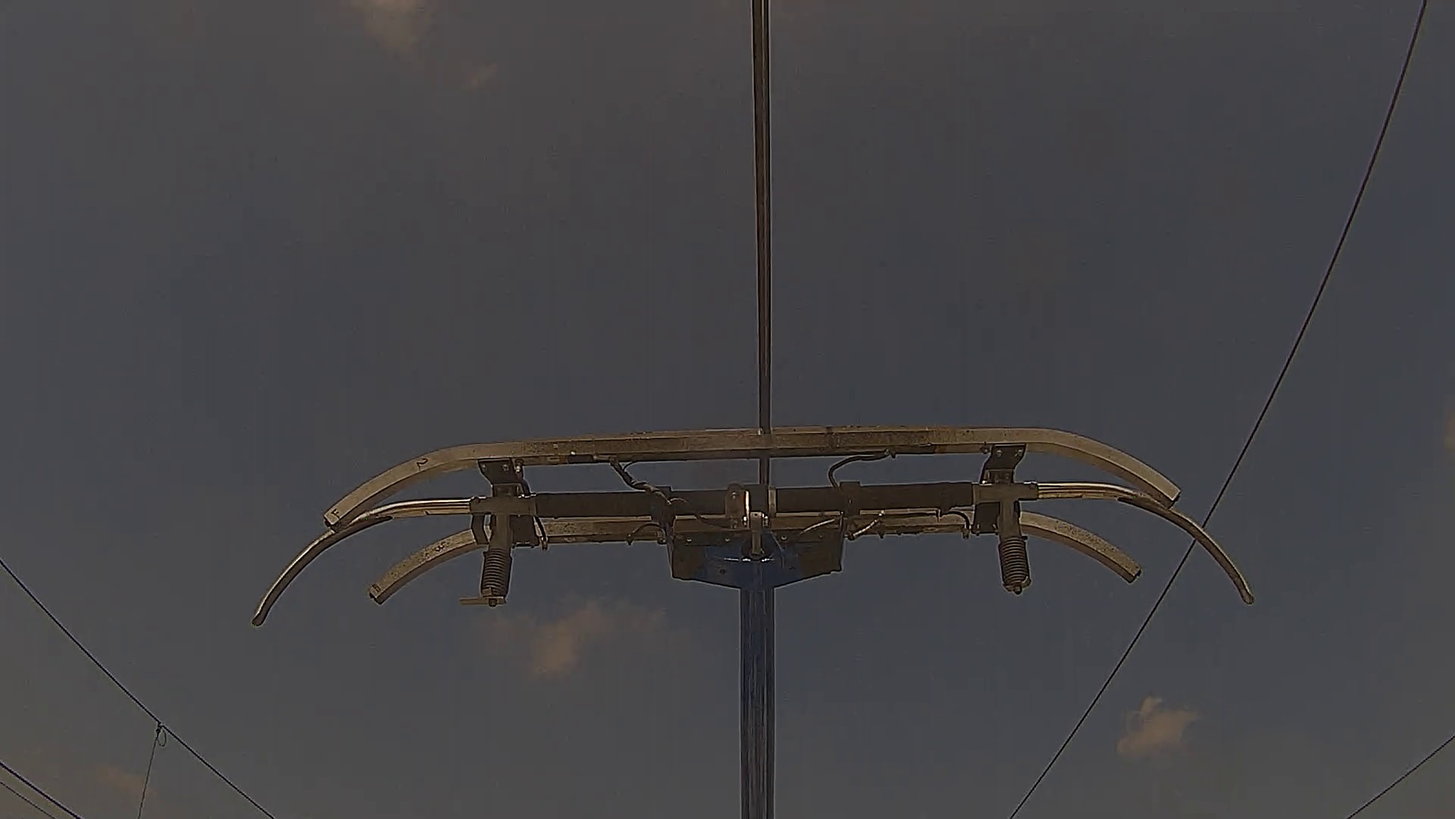
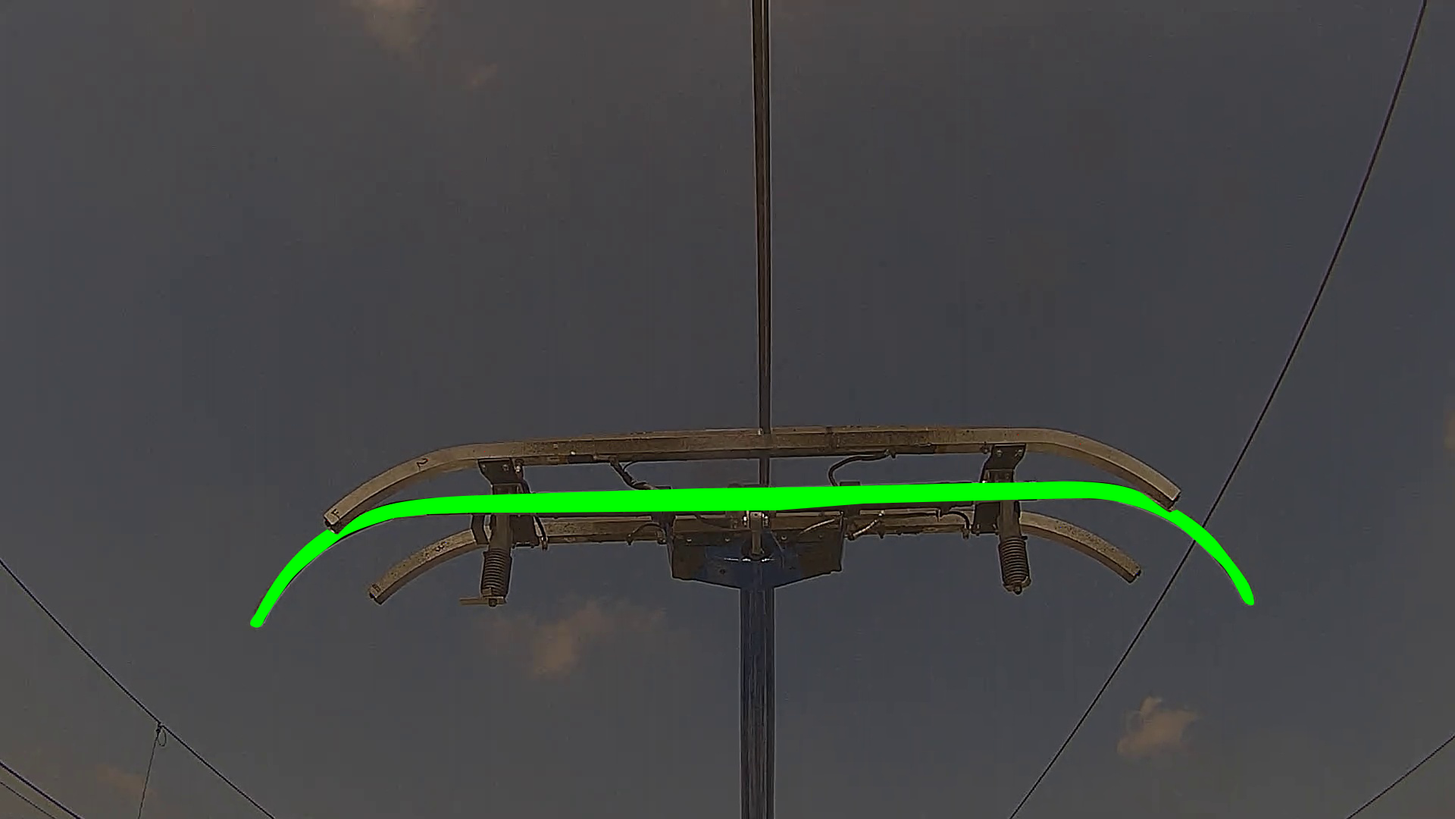
The second 1455px x 819px image is a revision of the first. Changes to its layers:
showed "mask" (2nd of 3, in "middle_bar"), painted on it over [250, 480, 1255, 628]
